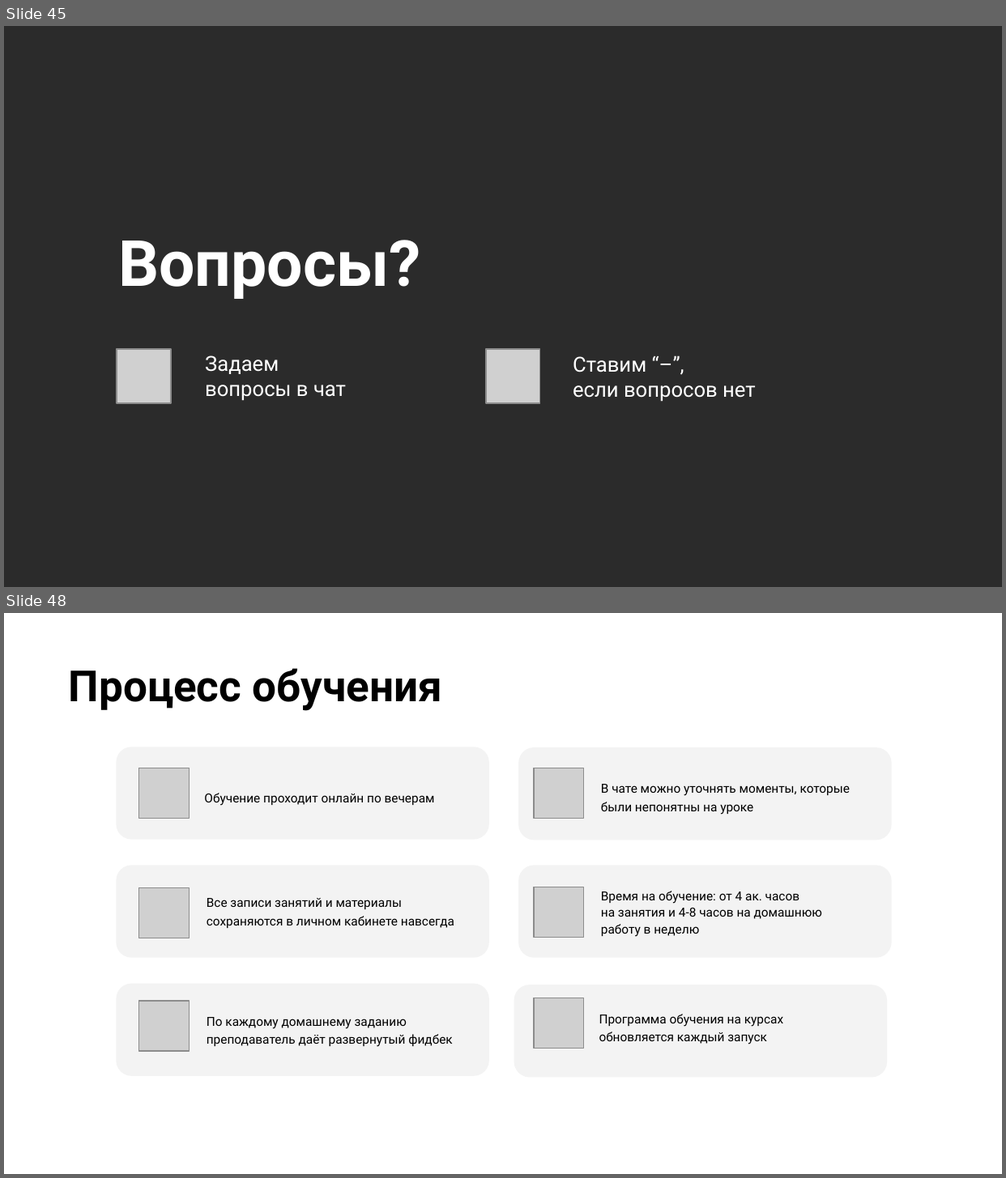
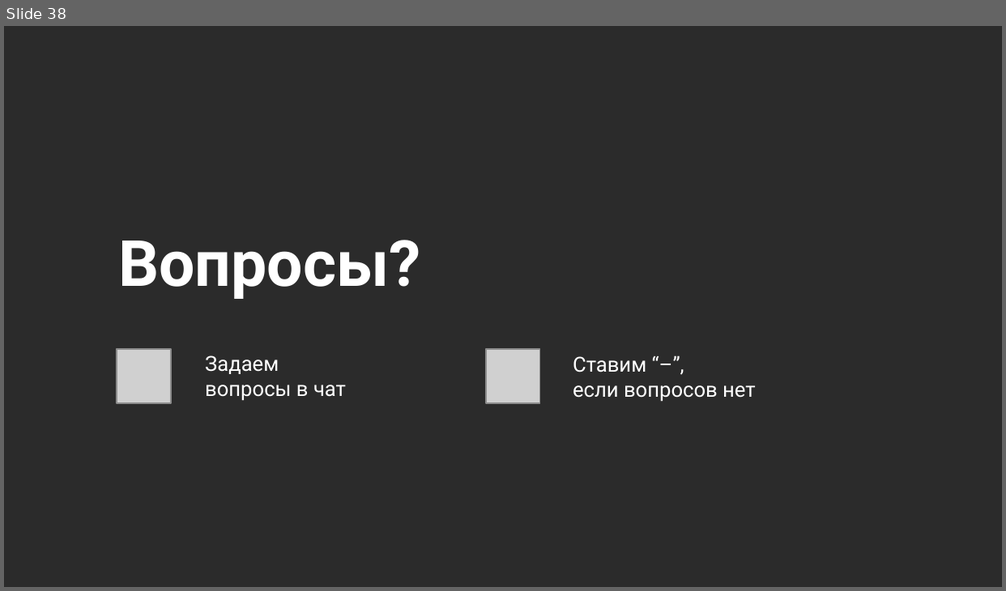
Before and after one commit to NilovPavel/LessonsLinq, a slide deck: LinqOperators.pptx. Shown one above the other, each under a label of ours: slides 45 and 48 before the commit, slide 38 after it; the slides between them are not shown. The pictures are 1006x1178 and 1006x591 pixels, drawn with LibreOffice and Linux fonts; fonts in the diff are those of the drawing; grey boxes stand for pictures; background and template pictures are left out; a plain dark background stands for a picture behind light text. Boxes give left, top, right and bottom in pixels: in the first picture for what was removed or moved away, otherwise in the second. Text is boxed around its words. In the diff, an @@ line names an element or a change of style, - is before the commit and + after.

```diff
--- a/LinqOperators.pptx
+++ b/LinqOperators.pptx
@@ slide 48 removed at box(4, 613, 1002, 1174), background picture (left out) @@
@@ text removed at box(69, 668, 442, 711) @@
-Процесс обучения
@@ rounded rectangle removed at box(116, 747, 489, 840) @@
@@ rounded rectangle removed at box(519, 747, 892, 841) @@
@@ picture removed at box(138, 768, 189, 818) @@
@@ picture removed at box(534, 768, 584, 818) @@
@@ text removed at box(204, 793, 435, 806) @@
-Обучение проходит онлайн по вечерам
@@ text removed at box(601, 784, 850, 815) @@
-В чате можно уточнять моменты, которые были непонятны на уроке
@@ rounded rectangle removed at box(116, 866, 489, 958) @@
@@ rounded rectangle removed at box(519, 866, 892, 958) @@
@@ picture removed at box(138, 888, 189, 939) @@
@@ text removed at box(206, 898, 454, 928) @@
-Все записи занятий и материалы сохраняются в личном кабинете навсегда
@@ picture removed at box(534, 888, 584, 937) @@
@@ text removed at box(601, 891, 822, 937) @@
-Время на обучение: от 4 ак. часов
-на занятия и 4-8 часов на домашнюю
-работу в неделю
@@ rounded rectangle removed at box(116, 983, 489, 1076) @@
@@ picture removed at box(138, 1001, 189, 1051) @@
@@ rounded rectangle removed at box(514, 986, 887, 1078) @@
@@ picture removed at box(534, 999, 584, 1048) @@
@@ text removed at box(206, 1017, 452, 1047) @@
-По каждому домашнему заданию преподаватель даёт развернутый фидбек
@@ text removed at box(599, 1014, 783, 1045) @@
-Программа обучения на курсах обновляется каждый запуск
@@ what was slide 45 is now slide 38 @@
```
Also in this commit, not shown: 6 slides changed, 1 slide added, 23 other slides removed, 2 other files.
